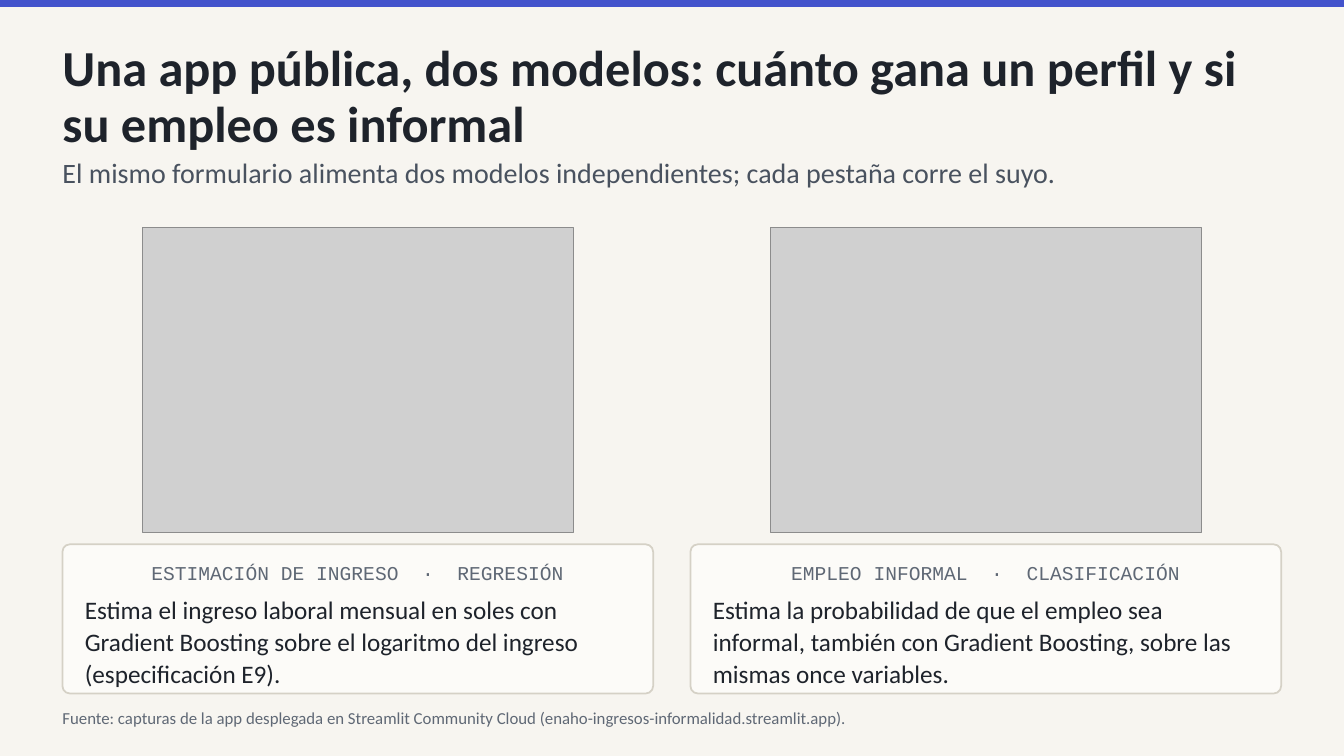
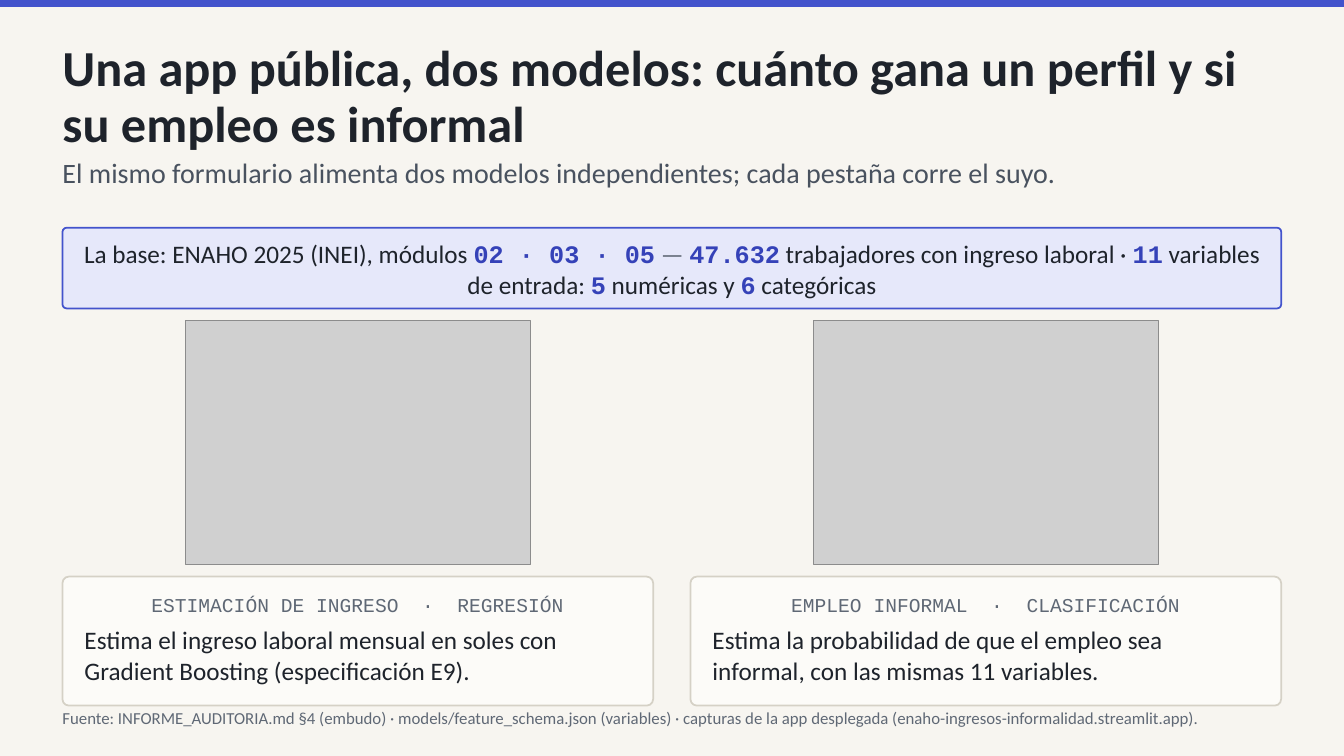
Before and after one commit to IchiSieben/enaho-ingresos-informalidad, a slide deck: slide 2 of docs/presentacion/ENAHO_exposicion.pptx. Drawn at 1344x756 pixels with LibreOffice and Linux fonts; fonts in the diff are those of the drawing; grey boxes stand for pictures. Boxes give left, top, right and bottom in pixels: in the first picture for what was removed or moved away, otherwise in the second. Text is boxed around its words. In the diff, an @@ line names an element or a change of style, - is before the commit and + after.

```diff
--- a/docs/presentacion/ENAHO_exposicion.pptx
+++ b/docs/presentacion/ENAHO_exposicion.pptx
@@ rounded rectangle added at box(63, 228, 1281, 309), fill #E6E8FA, outline #4353CC 1.25 pt, 18 pt, text #1E232B @@
+La base: ENAHO 2025 (INEI), módulos 02 · 03 · 05 — 47.632 trabajadores con ingreso laboral · 11 variables de entrada: 5 numéricas y 6 categóricas
@@ picture: place and size @@
-picture at box(142, 228, 573, 532)
+picture at box(186, 321, 530, 565)
@@ picture: place and size @@
-picture at box(770, 228, 1201, 532)
+picture at box(814, 321, 1158, 565)
@@ rounded rectangle "ESTIMACIÓN DE INGRESO · REGRESIÓN": place and size @@
-rounded rectangle "ESTIMACIÓN DE INGRESO · REGRESIÓN" at box(63, 544, 653, 694)
+rounded rectangle "ESTIMACIÓN DE INGRESO · REGRESIÓN" at box(63, 577, 653, 706)
@@ text in rounded rectangle at box(151, 599, 563, 612): less space between paragraphs @@
@@ rounded rectangle "EMPLEO INFORMAL · CLASIFICACIÓN": place and size @@
-rounded rectangle "EMPLEO INFORMAL · CLASIFICACIÓN" at box(691, 544, 1281, 694)
+rounded rectangle "EMPLEO INFORMAL · CLASIFICACIÓN" at box(691, 577, 1281, 706)
@@ text in rounded rectangle at box(791, 599, 1180, 612): less space between paragraphs @@
@@ text in rounded rectangle at box(84, 631, 557, 685): text changed @@
-Estima el ingreso laboral mensual en soles con Gradient Boosting sobre el logaritmo del ingreso (especificación E9).
+Estima el ingreso laboral mensual en soles con Gradient Boosting (especificación E9).
@@ text in rounded rectangle at box(712, 631, 1162, 683): text changed @@
-Estima la probabilidad de que el empleo sea informal, también con Gradient Boosting, sobre las mismas once variables.
+Estima la probabilidad de que el empleo sea informal, con las mismas 11 variables.
@@ text at box(62, 712, 1198, 727): text changed @@
-Fuente: capturas de la app desplegada en Streamlit Community Cloud (enaho-ingresos-informalidad.streamlit.app).
+Fuente: INFORME_AUDITORIA.md §4 (embudo) · models/feature_schema.json (variables) · capturas de la app desplegada (enaho-ingresos-informalidad.streamlit.app).
```
Also in this commit, not shown: 1 other slide changed, 3 other files.
